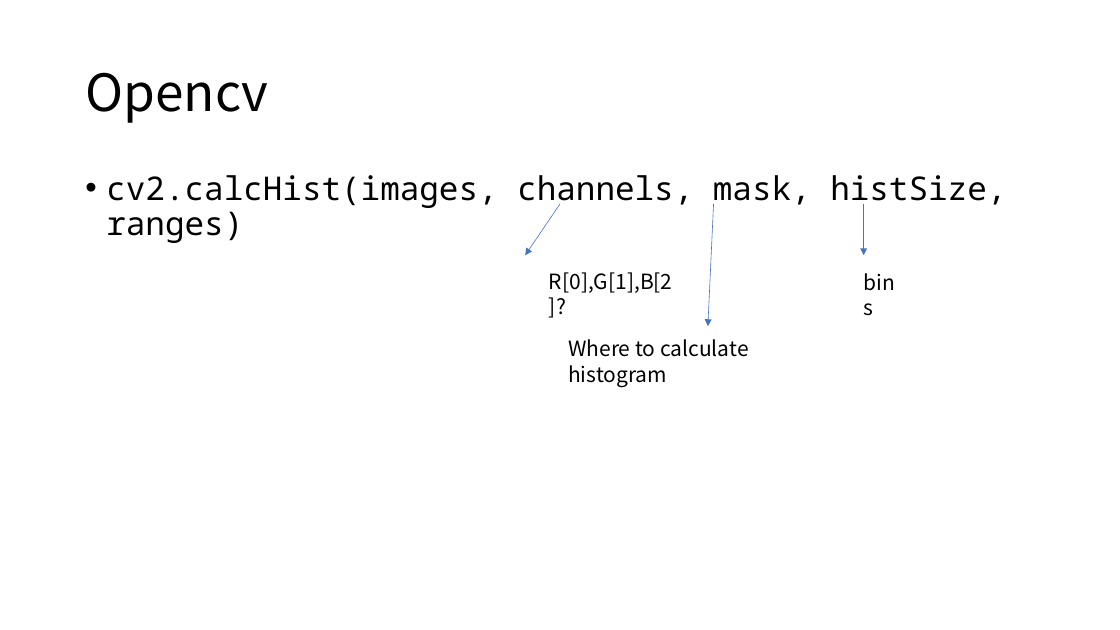
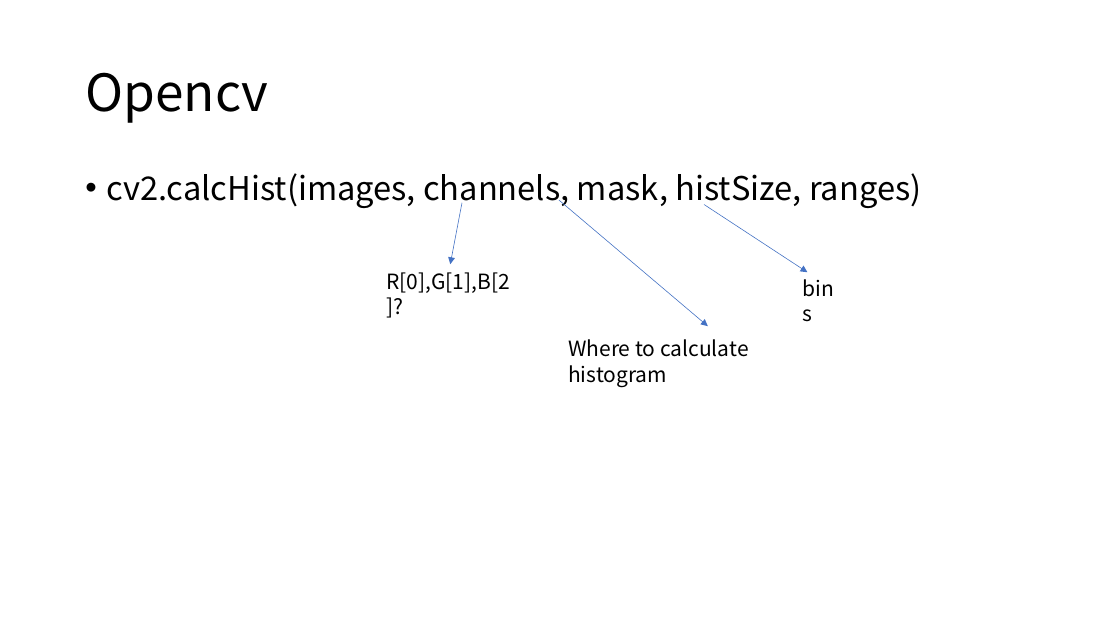
Before and after one commit to limax2008/Image-Processing-class2020, a slide deck: slide 10 of PPT/9th_class_imgeHistogram.pptx. Drawn at 1120x630 pixels with LibreOffice and Linux fonts; fonts in the diff are those of the drawing. Boxes give left, top, right and bottom in pixels: in the first picture for what was removed or moved away, otherwise in the second. Text is boxed around its words. In the diff, an @@ line names an element or a change of style, - is before the commit and + after.

```diff
--- a/PPT/9th_class_imgeHistogram.pptx
+++ b/PPT/9th_class_imgeHistogram.pptx
@@ text "cv2.calcHist(images, channels, mask, histSize, ranges)" at <box>106,173,921,208</box>: font Noto Sans Mono to Noto Sans CJK SC @@
@@ arrow moved from (560, 204) - (525, 255) to (462, 202) - (450, 265) @@
@@ arrow moved from (714, 204) - (708, 326) to (559, 200) - (708, 326) @@
@@ arrow moved from (864, 204) - (864, 255) to (704, 205) - (807, 272) @@
@@ text "R[0],G[1],B[2]?": place and size @@
-text "R[0],G[1],B[2]?" at <box>549,272,673,293</box>
+text "R[0],G[1],B[2]?" at <box>386,272,510,293</box>
@@ text "bins": place and size @@
-text "bins" at <box>855,266,910,299</box>
+text "bins" at <box>795,271,849,305</box>
```
Also in this commit, not shown: 10 other slides changed, 3 other files.
